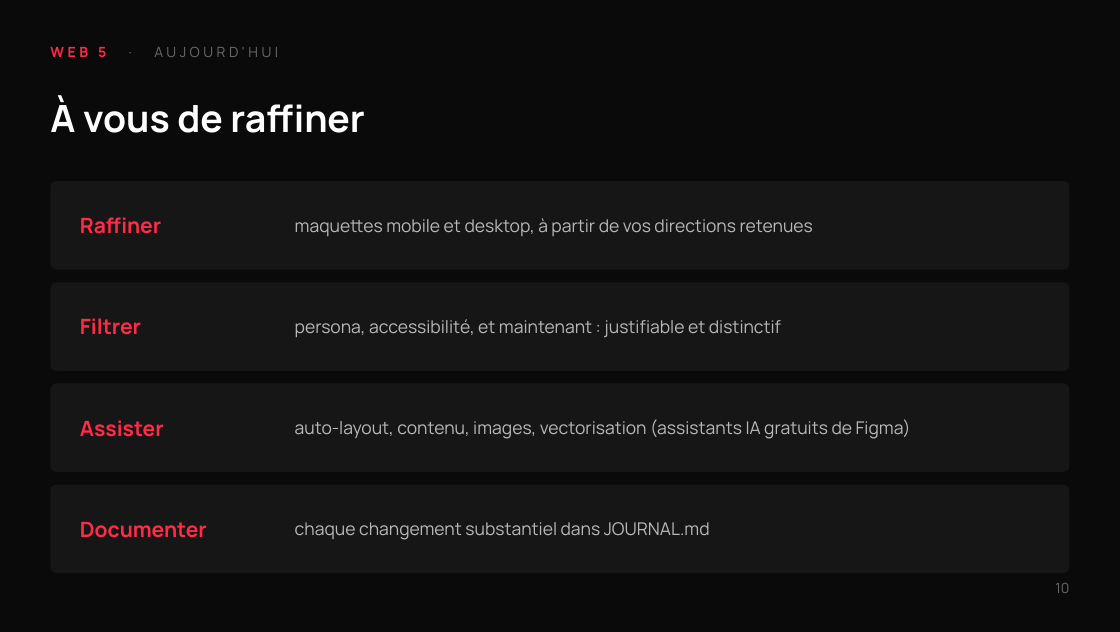
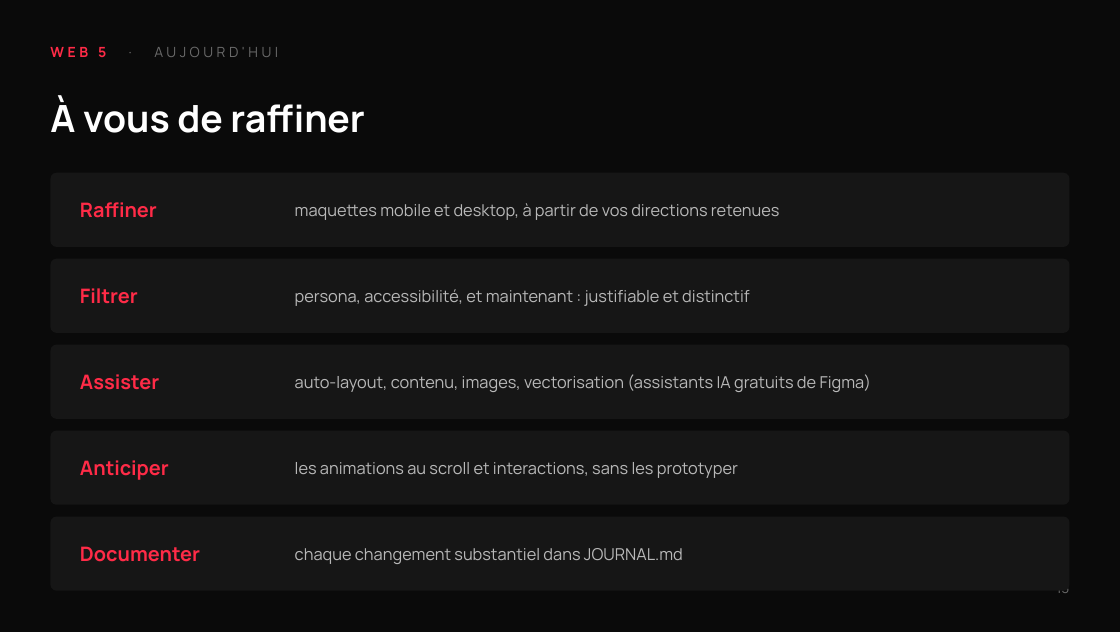
Before and after one commit to tim-montmorency/compendium, a slide deck: slide 13 of docs/582-511-web5/assets/documents/Web5_workflow-design-ia.pptx (slide 10 before the commit). Drawn at 1120x632 pixels with LibreOffice and Linux fonts; fonts in the diff are those of the drawing. Boxes give left, top, right and bottom in pixels: in the first picture for what was removed or moved away, otherwise in the second. Text is boxed around its words. In the diff, an @@ line names an element or a change of style, - is before the commit and + after.

```diff
--- a/docs/582-511-web5/assets/documents/Web5_workflow-design-ia.pptx
+++ b/docs/582-511-web5/assets/documents/Web5_workflow-design-ia.pptx
@@ rounded rectangle: place and size @@
-rounded rectangle at <box>51,181,1069,269</box>
+rounded rectangle at <box>51,173,1069,247</box>
@@ text "Raffiner": place and size @@
-text "Raffiner" at <box>80,217,161,234</box>
+text "Raffiner" at <box>80,202,157,218</box>
@@ text "maquettes mobile et desktop, à ...": place and size @@
-text "maquettes mobile et desktop, à ..." at <box>295,218,813,236</box>
+text "maquettes mobile et desktop, à ..." at <box>295,203,780,220</box>
@@ rounded rectangle: place and size @@
-rounded rectangle at <box>51,282,1069,371</box>
+rounded rectangle at <box>51,259,1069,333</box>
@@ text "Filtrer": place and size @@
-text "Filtrer" at <box>80,318,141,335</box>
+text "Filtrer" at <box>80,288,138,304</box>
@@ text "persona, accessibilité, et maintenant : ...": place and size @@
-text "persona, accessibilité, et maintenant : ..." at <box>295,319,781,337</box>
+text "persona, accessibilité, et maintenant : ..." at <box>295,289,749,306</box>
@@ rounded rectangle: place and size @@
-rounded rectangle at <box>51,383,1069,472</box>
+rounded rectangle at <box>51,344,1069,419</box>
@@ text "Assister": place and size @@
-text "Assister" at <box>80,420,164,437</box>
+text "Assister" at <box>80,374,159,390</box>
@@ text "auto-layout, contenu, images, vectorisation (assistants ...": place and size @@
-text "auto-layout, contenu, images, vectorisation (assistants ..." at <box>295,419,911,439</box>
+text "auto-layout, contenu, images, vectorisation (assistants ..." at <box>295,374,871,392</box>
@@ proportions changed in 4 elements at <box>51,173,1069,247</box>, <box>51,259,1069,333</box>, <box>51,344,1069,419</box>, <box>51,430,1069,504</box> @@
@@ rounded rectangle: place and size @@
-rounded rectangle at <box>51,484,1069,573</box>
+rounded rectangle at <box>51,430,1069,504</box>
@@ text added at <box>80,460,169,480</box>, 17 pt, text #FF2B47, bold @@
+Anticiper
@@ text added at <box>295,462,738,478</box>, 14 pt, text #B8B8B8 @@
+les animations au scroll et interactions, sans les prototyper
@@ rounded rectangle added at <box>51,516,1069,590</box>, fill #161616 @@
@@ size 18 to 17 pt in 4 elements at <box>80,202,157,218</box>, <box>80,288,138,304</box>, <box>80,374,159,390</box>, <box>80,546,200,562</box> @@
@@ text "Documenter": place and size @@
-text "Documenter" at <box>80,522,207,538</box>
+text "Documenter" at <box>80,546,200,562</box>
@@ size 15 to 14 pt in 4 elements at <box>295,203,780,220</box>, <box>295,289,749,306</box>, <box>295,374,871,392</box>, <box>295,548,683,564</box> @@
@@ text "chaque changement substantiel dans JOURNAL.md": place and size @@
-text "chaque changement substantiel dans JOURNAL.md" at <box>295,522,710,540</box>
+text "chaque changement substantiel dans JOURNAL.md" at <box>295,548,683,564</box>
@@ text at <box>1056,589,1069,593</box>: text changed @@
-10
+13
```
Also in this commit, not shown: 3 other slides changed, 3 slides added, 1 other file.
